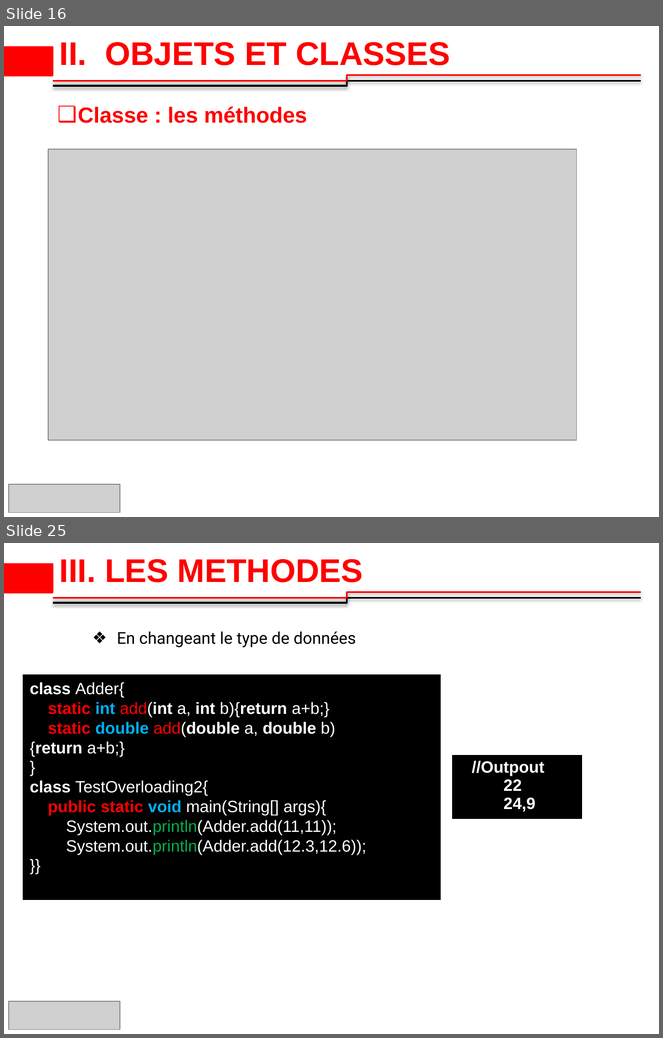
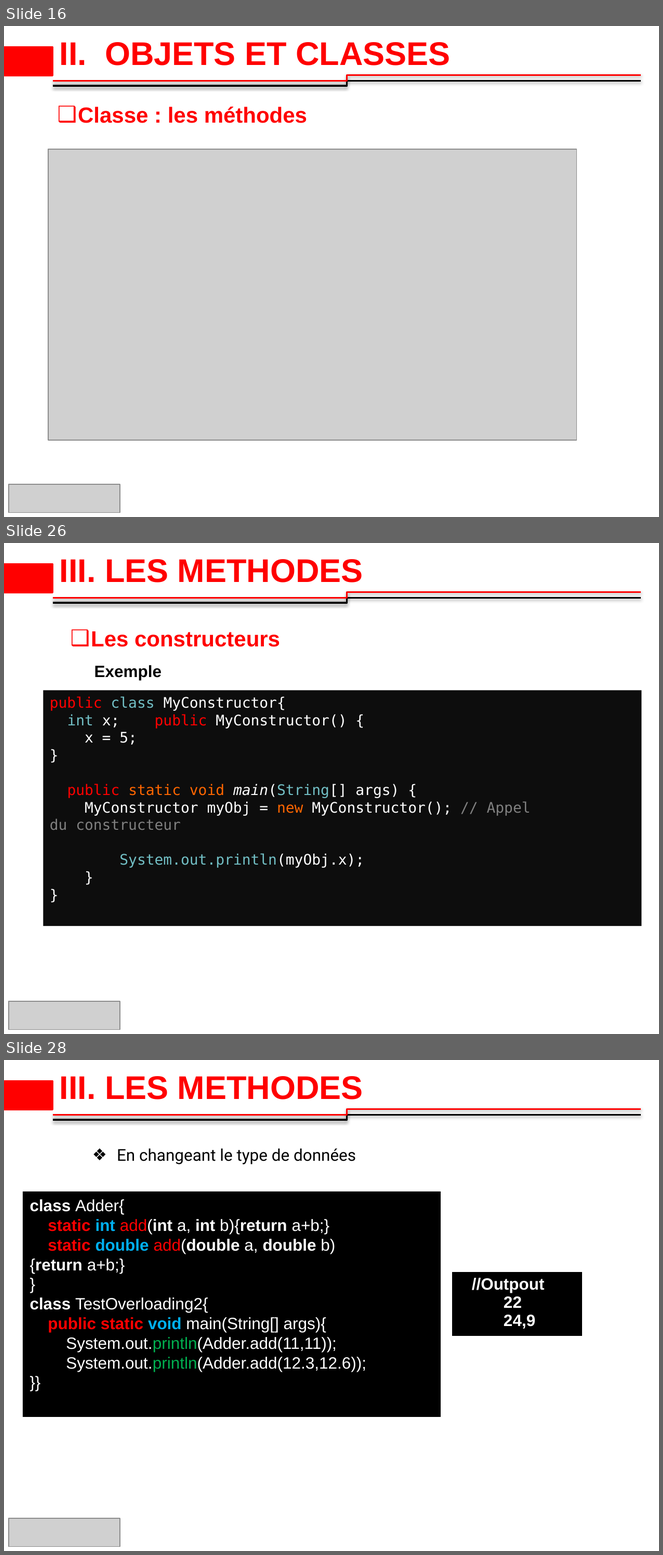
Before and after one commit to 2losky/Poo_Java, a slide deck: java-oop dernier 10.pptx. Shown one above the other, each under a label of ours: slides 16 and 25 before the commit, slides 16, 26 and 28 after it; the slides between them are not shown. The pictures are 663x1038 and 663x1555 pixels, drawn with LibreOffice and Linux fonts; fonts in the diff are those of the drawing; grey boxes stand for pictures; background and template pictures are left out. Boxes give left, top, right and bottom in pixels: in the first picture for what was removed or moved away, otherwise in the second. Text is boxed around its words. In the diff, an @@ line names an element or a change of style, - is before the commit and + after.

```diff
--- a/java-oop dernier 10.pptx
+++ b/java-oop dernier 10.pptx
@@ slide 26 added at bbox=[4, 543, 659, 1034], background #FFFFFF; not listed: 3 template elements that a slide beside it also shows @@
@@ title added at bbox=[60, 559, 363, 583], 36 pt, text #FF0000, bold @@
+III. LES METHODES
@@ text added at bbox=[91, 631, 280, 647], 24 pt, text #FF0000, bold @@
+❑ Les constructeurs
@@ text added at bbox=[94, 665, 162, 680], 18 pt, text #000000, bold @@
+Exemple
@@ rectangle added at bbox=[44, 691, 642, 926], fill #0D0D0D, 16 pt, text #FFFFFF @@
+public class MyConstructor{
+int x; public MyConstructor() {
+x = 5;
+}
+public static void main(String[] args) {
+MyConstructor myObj = new MyConstructor(); // Appel du constructeur
+System.out.println(myObj.x);
+}
+}
@@ picture added at bbox=[9, 1002, 120, 1030] @@
@@ what was slide 25 is now slide 28 @@
```
Also in this commit, not shown: 10 slides changed, 3 other slides added.
